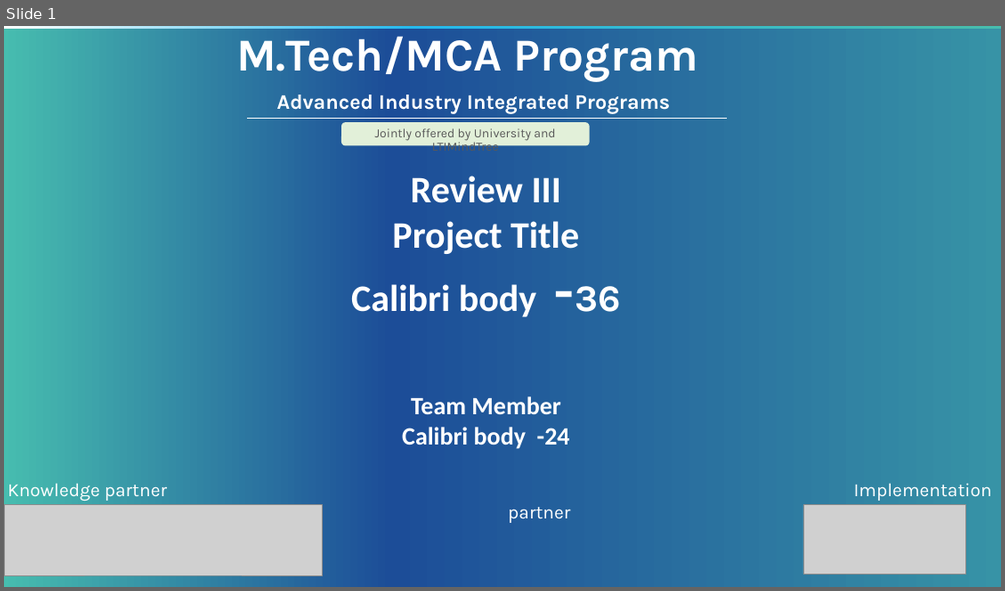
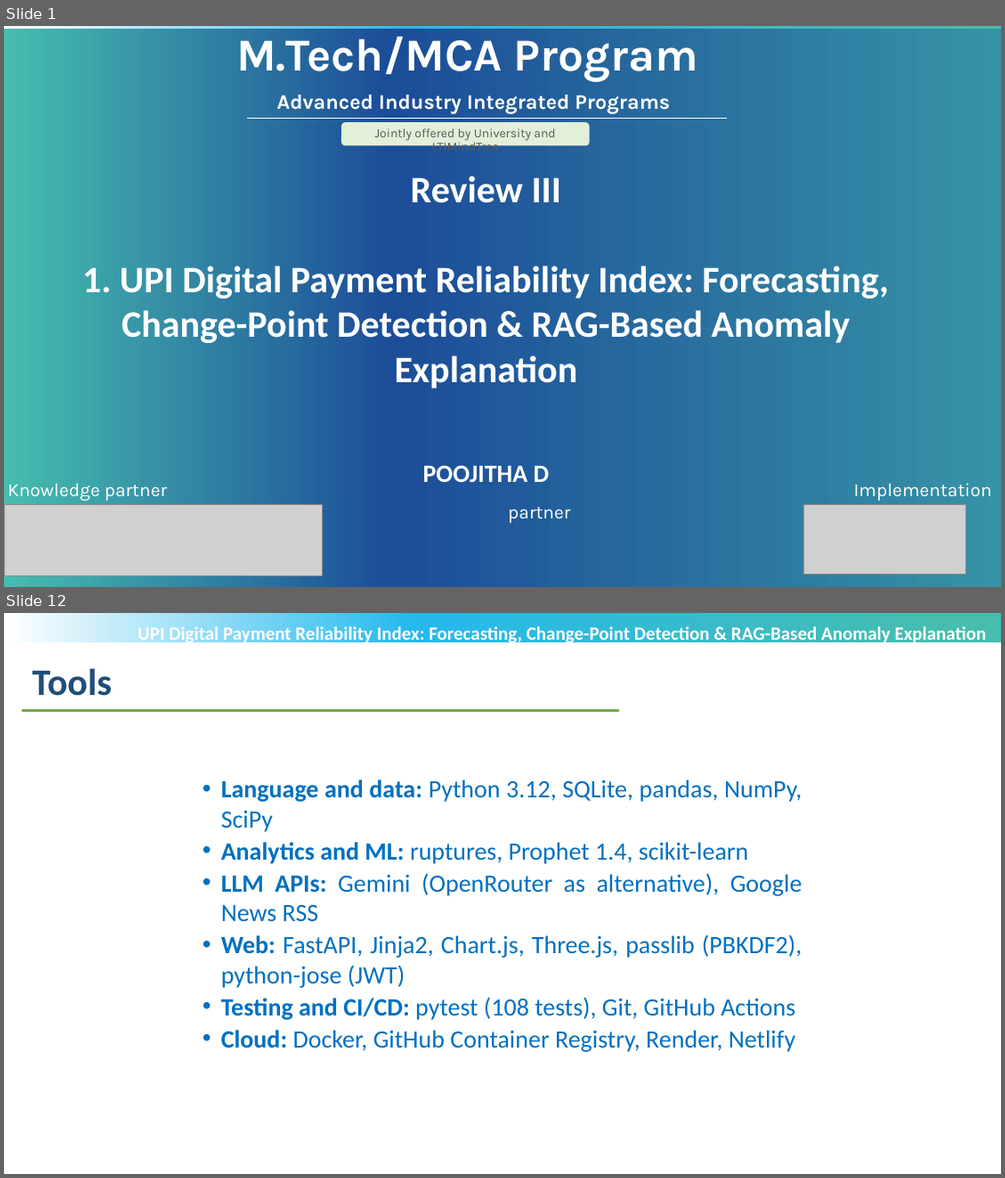
Before and after one commit to POOJITHA-02/lti-proj, a slide deck: MTech-Project_Review3_PPT_Template_V1.pptx. Shown one above the other, each under a label of ours: slide 1 before the commit, slides 1 and 12 after it; the slides between them are not shown. The pictures are 1005x591 and 1005x1178 pixels, drawn with LibreOffice and Linux fonts; fonts in the diff are those of the drawing; grey boxes stand for pictures; background and template pictures are left out. Boxes give left, top, right and bottom in pixels: in the first picture for what was removed or moved away, otherwise in the second. Text is boxed around its words. In the diff, an @@ line names an element or a change of style, - is before the commit and + after.

```diff
--- a/MTech-Project_Review3_PPT_Template_V1.pptx
+++ b/MTech-Project_Review3_PPT_Template_V1.pptx
@@ slide 12 added at (4, 613, 1001, 1174), background #FFFFFF; not listed: 1 template element that a slide beside it also shows @@
@@ text added at (138, 624, 987, 645), 18 pt, text #FFFFFF, bold @@
+UPI Digital Payment Reliability Index: Forecasting, Change-Point Detection & RAG-Based Anomaly Explanation
@@ text added at (32, 668, 112, 696), 36 pt, text #1F4E79, bold @@
+Tools
@@ line added from (22, 710) to (619, 710), #70AD47 2.25 pt @@
@@ text added at (221, 779, 802, 1052), 24 pt, text #0070C0 @@
+• Language and data: Python 3.12, SQLite, pandas, NumPy, SciPy
+• Analytics and ML: ruptures, Prophet 1.4, scikit-learn
+• LLM APIs: Gemini (OpenRouter as alternative), Google News RSS
+• Web: FastAPI, Jinja2, Chart.js, Three.js, passlib (PBKDF2), python-jose (JWT)
+• Testing and CI/CD: pytest (108 tests), Git, GitHub Actions
+• Cloud: Docker, GitHub Container Registry, Render, Netlify
@@ slide 1 changed as well @@
@@ text at (82, 265, 889, 482): text changed @@
-Project Title
-Calibri body -36
-Team Member
-Calibri body -24
+1. UPI Digital Payment Reliability Index: Forecasting, Change-Point Detection & RAG-Based Anomaly Explanation
+POOJITHA D
```
Also in this commit, not shown: 1 other slide changed, 17 other slides added, 9 slides removed.
